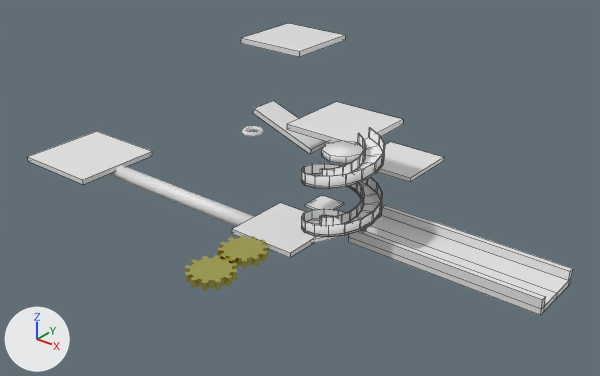
The Blender file assets/blends/level2.blend, before and after one commit.
Camera for both pictures: a 50 mm lens placed at (55.5, -66.5, 47.0), pointed at (-2.3, 5.7, 2.2). Arrows for +X, +Y and +Z are at lower left; the lights stay in place. Mesh edges are drawn as thin lines on the coarser meshes. Objects named as collision shapes, trigger or cutter boxes, shadow casters or lower levels of detail are left out.

Names of what the first picture shows: 'Cube-col', 'Cube-col.001', 'Cube-col.003', 'Cube-col.004', 'Cube-col.005', 'Cube-col.006', 'Cylinder-ab', 'Gear-ab', 'Gear2-ab', 'elevator-ab', 'platform-ab', 'spiral-col'.
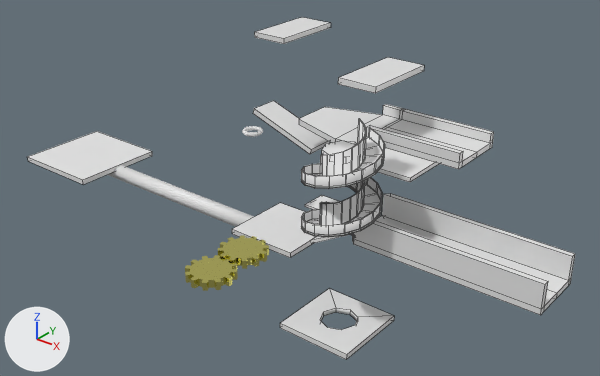
Where the newer file only moved an object's origin or applied its transform, the numbers keep the older frame.

Where the change shows, as pixel boxes [x1, y1, x2, y2] in the pictures (600 x 376 px; the box of a moved part takes in the faces that stretch with it):
'Cube-col.003', reshaped, rescaled (11% taller): before [349, 205, 573, 315]; after [352, 193, 575, 315]
'spiral-col', reshaped (7% taller): before [301, 127, 385, 237]; after [301, 119, 385, 237]
'Cube-col.007', added: after [366, 109, 494, 169]
'Cube-col.008', added: after [280, 288, 394, 360]
'Cube-col.001', reshaped (9% narrower): before [287, 102, 403, 145]; after [299, 104, 405, 145]
'Cube-col.006', mesh rescaled, moved (26% narrower, 20% shorter): before [241, 23, 345, 57]; after [254, 17, 331, 44]
'Cube-col.009', added: after [338, 57, 424, 93]
part 1 of me_cube_003, moved or reshaped: before [382, 207, 570, 280]; after [382, 194, 573, 280]
part 2 of me_cube_003, moved or reshaped: before [542, 269, 573, 308]; after [542, 255, 575, 308]
part 3 of me_cube_003, moved or reshaped: before [349, 205, 573, 309]; after [352, 193, 575, 309]

Patch to the scene script:
```diff
--- a/assets/blends/level2.blend.py
+++ b/assets/blends/level2.blend.py
@@ me_cube_003 @@
 me_cube_003.from_pydata(...)  # 16 vertices, 13 faces; spans x -4.4..17.0, y 0.0..3.0, z -0.3..1.4
 # used by ob_cube_col_003; location = (16.06, 0.0, 3.78); scale = (1.0, 1.14, 1.0)
+# me_cube_003 part 1: all 2 vertices in x -4.4..17.0, y 2.5, z 1.4 are moved by (0.0, 0.3, 1.6)
+# me_cube_003 part 2: the 1 vertex in x 17.0, y 3.0, z 1.4 is moved by (0.0, 0.4, 1.6)
+# me_cube_003 part 3: the 1 vertex in x -4.4, y 3.0, z 1.4 is moved by (0.6, 0.4, 1.6)
 me_cube_003.materials.append(mat_material)
@@ me_cube_006 @@
 me_cube_006.from_pydata(...)  # 12 vertices, 0 faces, 12 loose edges; spans x 0.32..0.34, y 2.1..4.1, z -0.1..1.17
-me_cube_006.vertices[8].co = (0.32, 2.1, 1.17)
-me_cube_006.vertices[11].co = (0.32, 2.21, 1.17)
+# me_cube_006 part 4
+me_cube_006.vertices[8].co = (0.32, 2.1, 2.7)
+me_cube_006.vertices[11].co = (0.32, 2.21, 2.7)
@@ me_cube_007 @@
-me_cube_007.from_pydata(...)  # 8 vertices, 6 faces; spans x -4.43..4.43, y -4.43..4.43, z -0.31..0.31
+me_cube_007.from_pydata(...)  # 20 vertices, 18 faces; spans x -4.43..4.43, y -4.43..4.87, z -0.31..1.37
+# me_cube_007 part 5
+# 2 vertices are removed from x 4.43, y 4.43, z -0.31..0.31
+# 5 faces are deleted
+# 4 vertices move from x -4.43, y -4.43..4.43, z -0.31..0.31 to x -4.43, y -2.38..2.38, z -0.31..0.31
+# 8 vertices are added at x 1.94, y -4.43..4.87, z -0.31..1.37
+# 6 new vertices lie (2.49, 0.0, 0.0) away from vertices in x 1.94, y 4.26..4.87, z -0.31..1.37
+# 17 new faces join them
 me_cube_007.materials.append(mat_material)
@@ me_cube_009 @@
 me_cube_009.from_pydata(...)  # 8 vertices, 6 faces; spans x -4.43..4.43, y -4.43..4.43, z -0.31..0.31
+# me_cube_009 part 6: the whole mesh is scaled about its middle by (0.5, 1, 1)
 me_cube_009.materials.append(mat_material)
@@ ob_cube_col_003 @@
 ob_cube_col_003.location = (16.06, 0.0, 3.78)
-ob_cube_col_003.scale = (1.0, 1.14, 1.0)
 _m = ob_cube_col_003.modifiers.new('Mirror', 'MIRROR')
@@ ob_cube_col_006 @@
 ob_cube_col_006 = bpy.data.objects.new('Cube-col.006', me_cube_009)
-ob_cube_col_006.location = (-5.81, 8.86, 19.64)
+ob_cube_col_006.location = (-5.81, 8.86, 20.77)
@@ ob_cube_col_009 @@
+ob_cube_col_009 = bpy.data.objects.new('Cube-col.009', me_cube_012)  # a box spanning x -2.22..2.22, y -4.43..4.43, z -0.31..0.31; in mat_material (white #e7e7e7)
+ob_cube_col_009.location = (11.77, 1.34, 20.77)
@@ ob_cube_col_008 @@
+ob_cube_col_008 = bpy.data.objects.new('Cube-col.008', me_cube_011)  # 24 vertices, 16 faces; spans x -4.43..4.43, y -4.43..4.43, z -0.31..0.31; in mat_material (white #e7e7e7)
+ob_cube_col_008.location = (11.63, -5.18, -5.7)
@@ ob_cube_col_007 @@
+ob_cube_col_007 = bpy.data.objects.new('Cube-col.007', me_cube_010)  # 16 vertices, 13 faces; spans x 0.0..10.67, y 0.0..3.45, z -0.31..1.36; in mat_material (white #e7e7e7); modifiers MIRROR
+ob_cube_col_007.location = (11.63, 2.57, 14.38)
```
